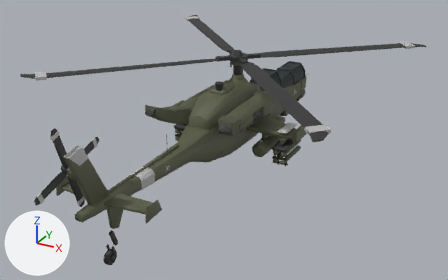
Renders of the glTF model godot/assets/units/kite.glb from each side of a commit.
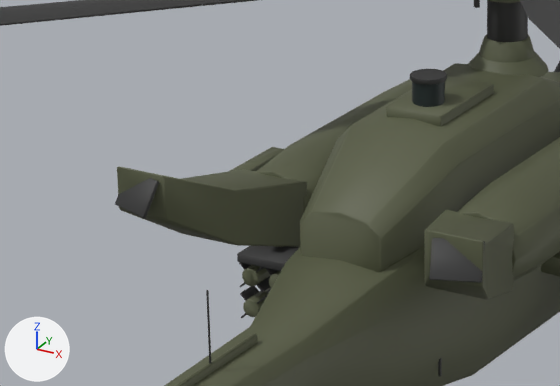
Each version appears first whole from a 50 mm lens placed at (9.65, -18.22, 10.01), pointed at (0.36, -1.34, 1.57), and next in a close-up on the part from 26% to 56% of the width and 23% to 56% of the height. Every picture has the same lights, and +X, +Y and +Z are marked at lower left. The last two pictures show the newer version. Where no turn or scale is listed for an object, it has been applied to the vertices. Vertices at exactly the same position are counted once.

The older version as bpy lines, for what is in view:
```python
me_body = bpy.data.meshes.new('Body')
me_body.from_pydata(...)  # 19358 vertices, 37630 faces; spans x -2.6..2.6, y -8.4..6.7, z 0.0..3.9
# faces by material slot: [8894, 2384, 688, 21780, 704, 3180]
me_body.materials.append(mat_sa_paint)  # greyish green #595d45
me_body.materials.append(mat_sa_decal)  # light grey #dadad3
me_body.materials.append(mat_sa_glass)  # black #192727
me_body.materials.append(mat_sa_metal)  # dark grey #303030
me_body.materials.append(mat_sa_team)  # grey #bcbcbc
me_body.materials.append(mat_sa_rubber)  # black #191919
me_mainrotor = bpy.data.meshes.new('MainRotor')
me_mainrotor.from_pydata(...)  # 336 vertices, 596 faces; spans x -5.4..5.4, y -5.4..5.4, z -0.27..0.23
# faces by material slot: [504, 44, 48]
me_mainrotor.materials.append(mat_sa_metal)  # dark grey #303030
me_mainrotor.materials.append(mat_sa_paint)  # greyish green #595d45
me_mainrotor.materials.append(mat_sa_team)  # grey #bcbcbc
ob_body = bpy.data.objects.new('Body', me_body)
ob_body.location = (0.0, 0.0, 0.0)
ob_mainrotor = bpy.data.objects.new('MainRotor', me_mainrotor)
ob_mainrotor.location = (0.0, 0.35, 3.98)
```
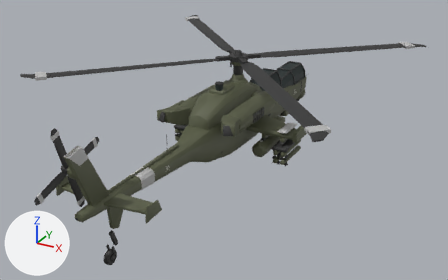
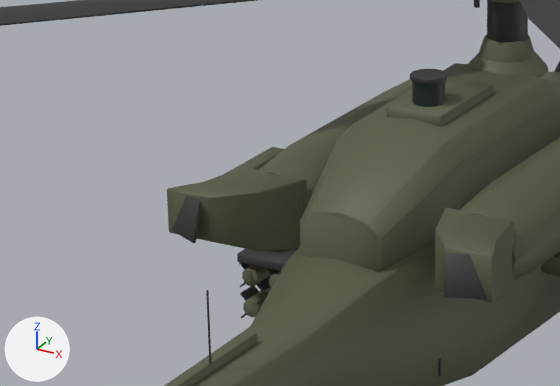
The edits, one by one:
me_body has 19358 vertices, 37630 faces and spans x -2.6..2.6, y -8.4..6.7, z 0.0..3.9.
me_body is used by ob_body; location (0.0, 0.0, 0.0).
me_body part 1: the loose piece of 68 vertices spanning x -1.6..-0.6, y -3.0..-1.9, z 2.1..3.0 is multiplied about its middle by the matrix ((0.963, -0.095, 0.003), (-0.001, 0.637, 0.0), (0.013, 0.265, 1.049)), then moved by (0.1, 0.2, -0.1).
me_body part 2: the loose piece of 68 vertices spanning x 0.6..1.6, y -3.0..-1.9, z 2.1..3.0 is multiplied about its middle by the matrix ((0.963, 0.095, -0.003), (0.001, 0.637, 0.0), (-0.013, 0.265, 1.049)), then moved by (-0.1, 0.2, -0.1).
me_body part 3: the loose piece of 56 vertices spanning x -1.6..-1.2, y -3.2..-2.9, z 2.7..3.0 is moved by (0.1, 0.4, -0.3).
me_body part 4: the loose piece of 56 vertices spanning x 1.2..1.6, y -3.2..-2.9, z 2.7..3.0 is moved by (-0.1, 0.4, -0.3).

Location of each change, (x1, y1, x2, y2) in pixels of the close-ups (560 x 386 px; the box of a moved part takes in the faces that stretch with it):
'Body', reshaped: before (115, 0, 560, 386); after (164, 0, 560, 386)
part 1 of me_body, moved or reshaped: before (117, 166, 307, 247); after (167, 167, 307, 251)
part 2 of me_body, moved or reshaped: before (424, 210, 514, 300); after (435, 208, 514, 302)
part 3 of me_body, moved or reshaped: before (115, 168, 159, 218); after (172, 196, 201, 243)
part 4 of me_body, moved or reshaped: before (429, 238, 485, 283); after (444, 253, 487, 299)
